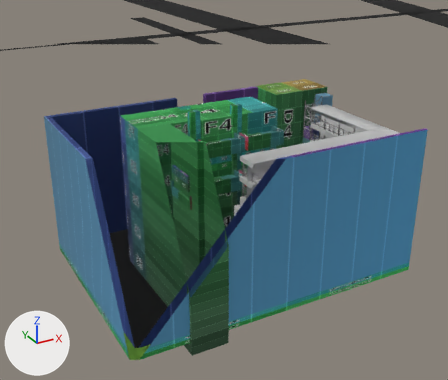
One commit to the FBX model Assets/Meshes/Demo_scenario_modificacion_blocking.fbx: the scene before it, then after it.
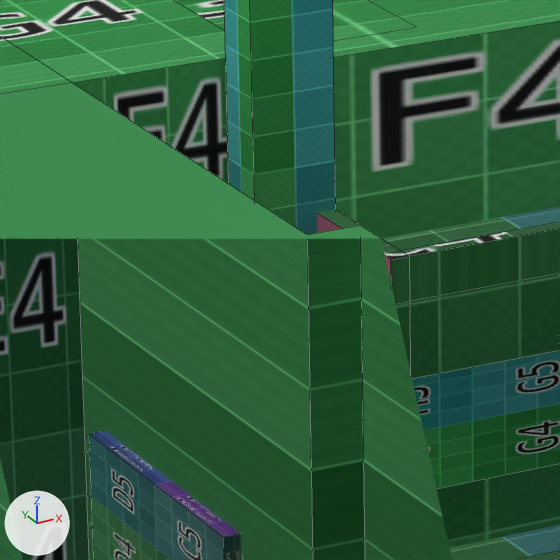
Each version is shown from a 50 mm lens placed at (-393.5, -476.5, 235.4), pointed at (-168.0, -66.5, 30.4), then close up on the part from 36% to 51% of the width and 30% to 47% of the height. Every picture has the same lights, and +X, +Y and +Z are marked at lower left. The older version's two pictures come first. The close-ups show mesh edges as thin lines. Everything nearer to the camera than a plane just in front of the edit is cut away. Where no turn or scale is listed for an object, it has been applied to the vertices. Vertices at exactly the same position are counted once.

Objects in the first close-up: 'blocking'.
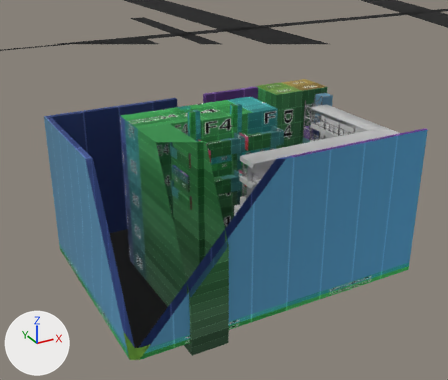
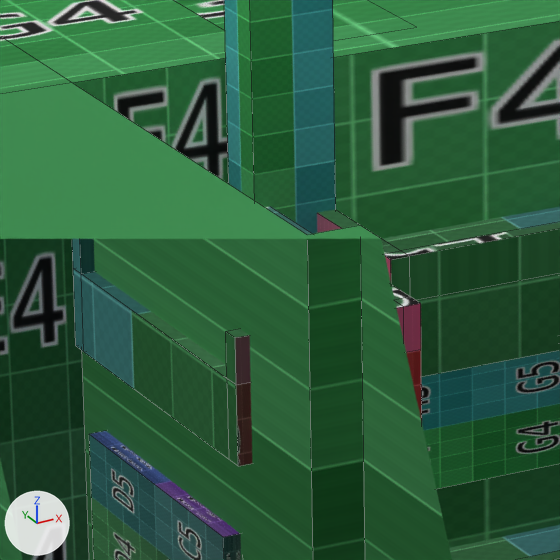
The change in detail:
me_cube_003 is used by ob_blocking; location (-112.4, -0.8, -2.9).
me_cube_003 had 252 vertices, 228 faces and spanned x -110.0..21.0, y -112.0..21.0, z -81.0..91.0.
me_cube_003 now has 288 vertices, 262 faces and spans x -110.0..21.0, y -112.0..21.0, z -81.0..91.0.
me_cube_003 part 1: the loose piece of 36 vertices spanning x -84.0..-65.0, y -60.0..-23.0, z 19.0..32.0 is copied, and the copy is moved by (0.0, 0.0, 36.0); it spans x -84.0..-65.0, y -60.0..-23.0, z 55.0..68.0.

Where the change shows, as pixel boxes [x1, y1, x2, y2] in the close-ups (560 x 560 px):
part 1 of me_cube_003, added
    after: [72, 206, 422, 466]
